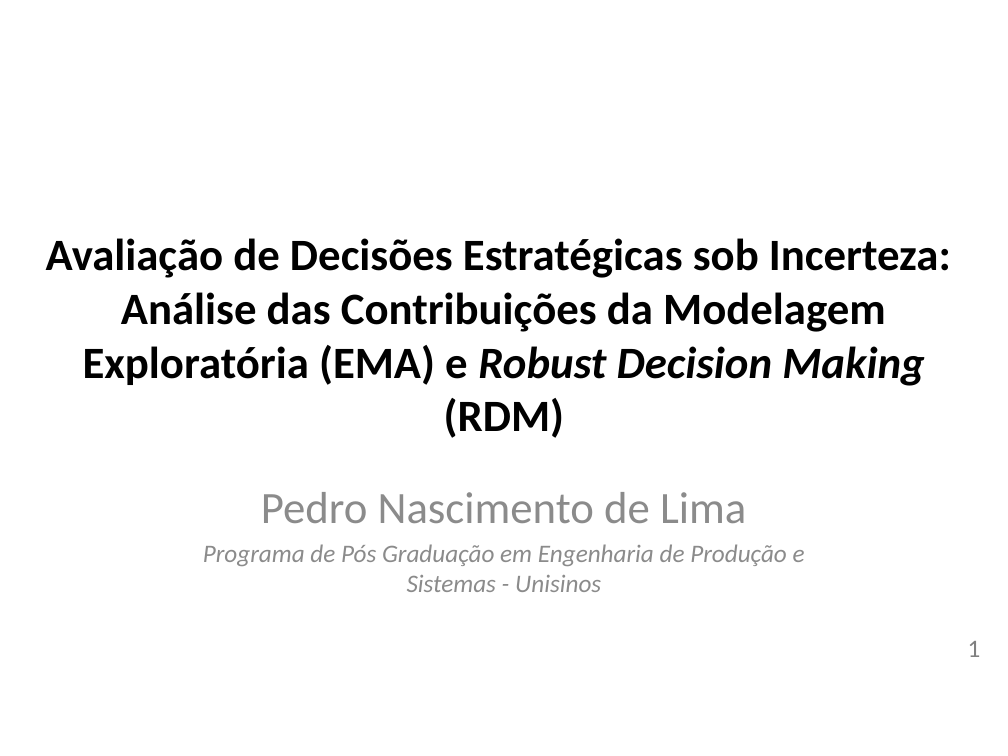
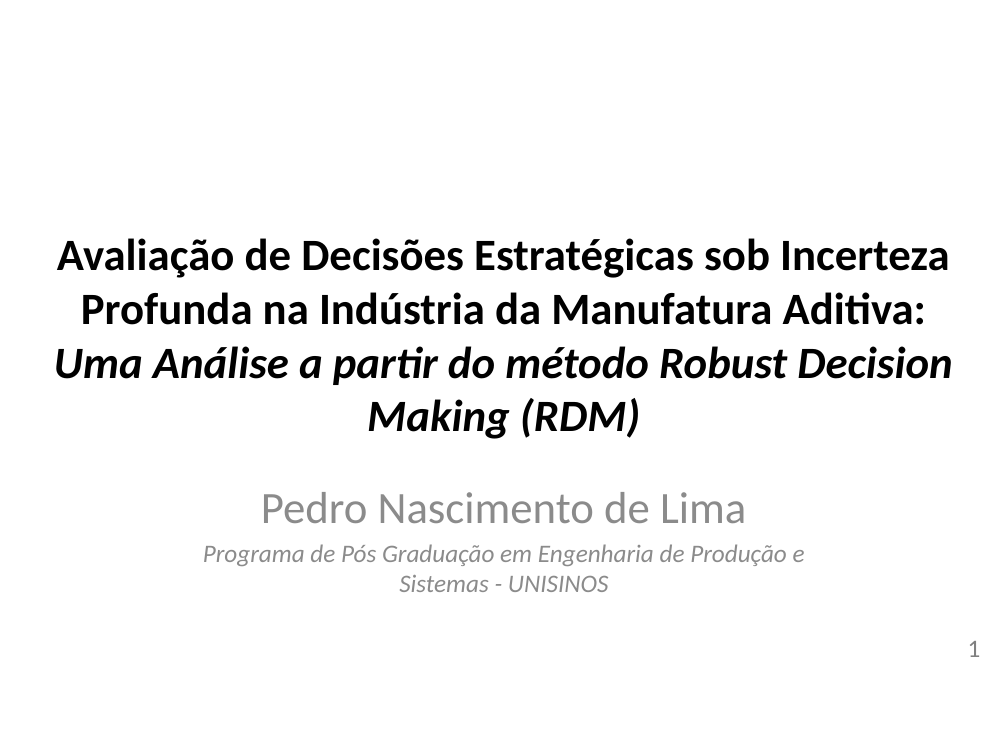
Before and after one commit to pedroliman/ms-rdm-dissertation, a slide deck: slide 1 of dissertacao-docs/apresentacoes/Dissertação-Apresentação-Resultados.pptx. Drawn at 1008x756 pixels with LibreOffice and Linux fonts; fonts in the diff are those of the drawing; background and template pictures are left out. Boxes give left, top, right and bottom in pixels: in the first picture for what was removed or moved away, otherwise in the second. Text is boxed around its words. In the diff, an @@ line names an element or a change of style, - is before the commit and + after.

```diff
--- a/dissertacao-docs/apresentacoes/Dissertação-Apresentação-Resultados.pptx
+++ b/dissertacao-docs/apresentacoes/Dissertação-Apresentação-Resultados.pptx
@@ title at [54,238,953,439]: text changed @@
-Avaliação de Decisões Estratégicas sob Incerteza:
-Análise das Contribuições da Modelagem Exploratória (EMA) e Robust Decision Making (RDM)
+Avaliação de Decisões Estratégicas sob Incerteza Profunda na Indústria da Manufatura Aditiva: Uma Análise a partir do método Robust Decision Making (RDM)
@@ subtitle at [203,544,805,592]: text changed @@
-Programa de Pós Graduação em Engenharia de Produção e Sistemas - Unisinos
+Programa de Pós Graduação em Engenharia de Produção e Sistemas - UNISINOS
```
Also in this commit, not shown: 1 other slide changed, 26 slides added, 1 other file.
